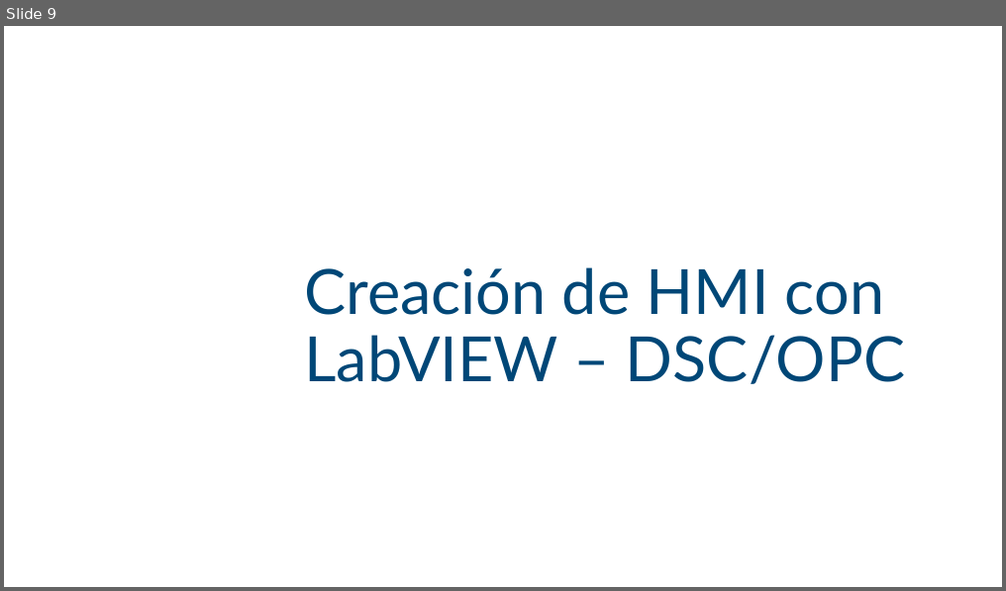
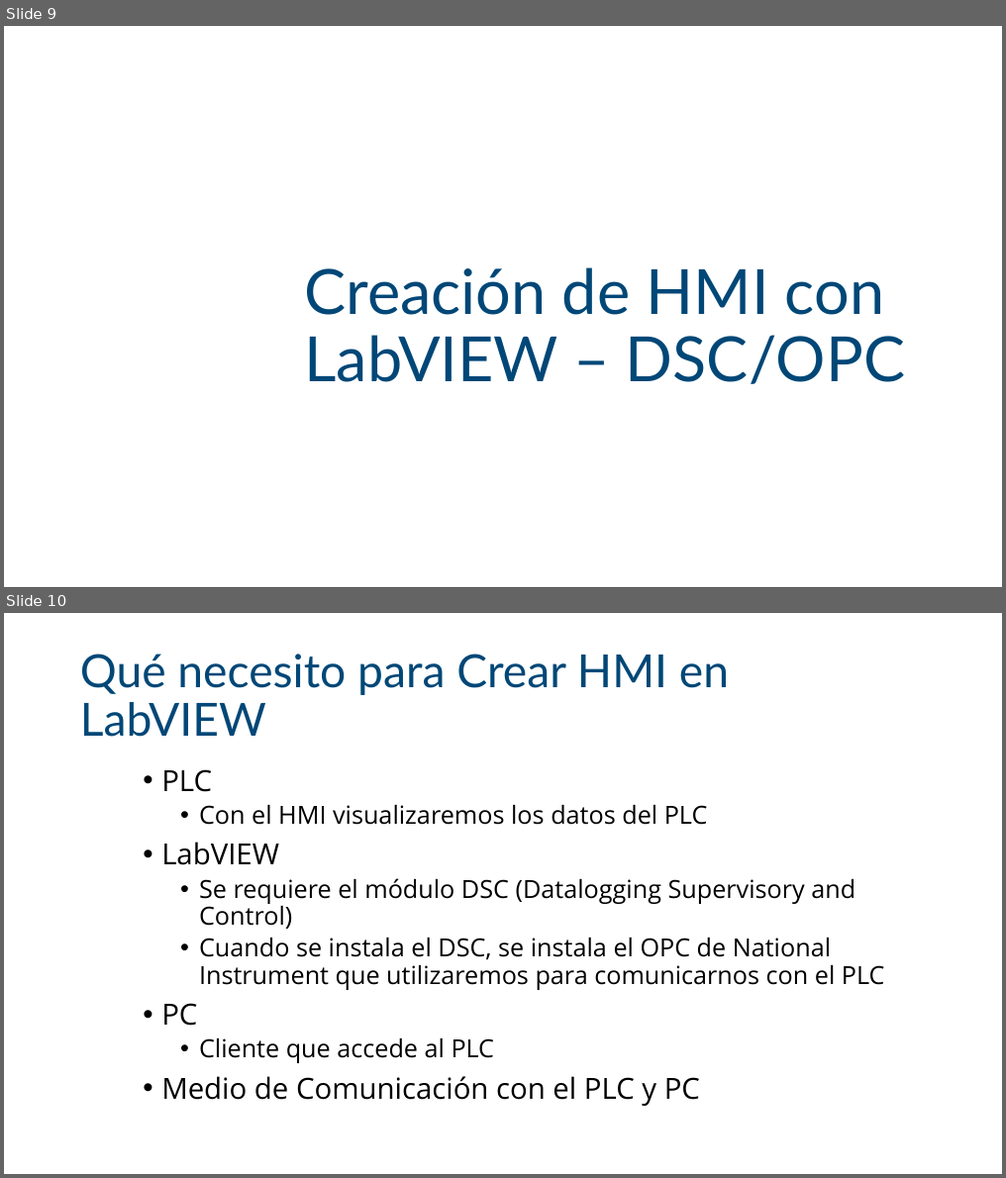
Before and after one commit to cjuarezramos/HMILabVIEW, a slide deck: Creación de HMI.pptx. Shown one above the other, each under a label of ours: slide 9 before the commit, slides 9 and 10 after it. The pictures are 1006x591 and 1006x1178 pixels, drawn with LibreOffice and Linux fonts; fonts in the diff are those of the drawing; background and template pictures are left out. Boxes give left, top, right and bottom in pixels: in the first picture for what was removed or moved away, otherwise in the second. Text is boxed around its words. In the diff, an @@ line names an element or a change of style, - is before the commit and + after.

```diff
--- a/Creación de HMI.pptx
+++ b/Creación de HMI.pptx
@@ slide 10 added at box(4, 613, 1002, 1174), background #FFFFFF @@
@@ title added at box(80, 654, 729, 737), 44 pt, text #004777 @@
+Qué necesito para Crear HMI en LabVIEW
@@ text added at box(161, 769, 885, 1106), 24 pt, text #000000 @@
+• PLC
+  • Con el HMI visualizaremos los datos del PLC
+• LabVIEW
+  • Se requiere el módulo DSC (Datalogging Supervisory and Control)
+  • Cuando se instala el DSC, se instala el OPC de National Instrument que utilizaremos para comunicarnos con el PLC
+• PC
+  • Cliente que accede al PLC
+• Medio de Comunicación con el PLC y PC
```
Also in this commit, not shown: 33 other slides added, 1 slide removed.
